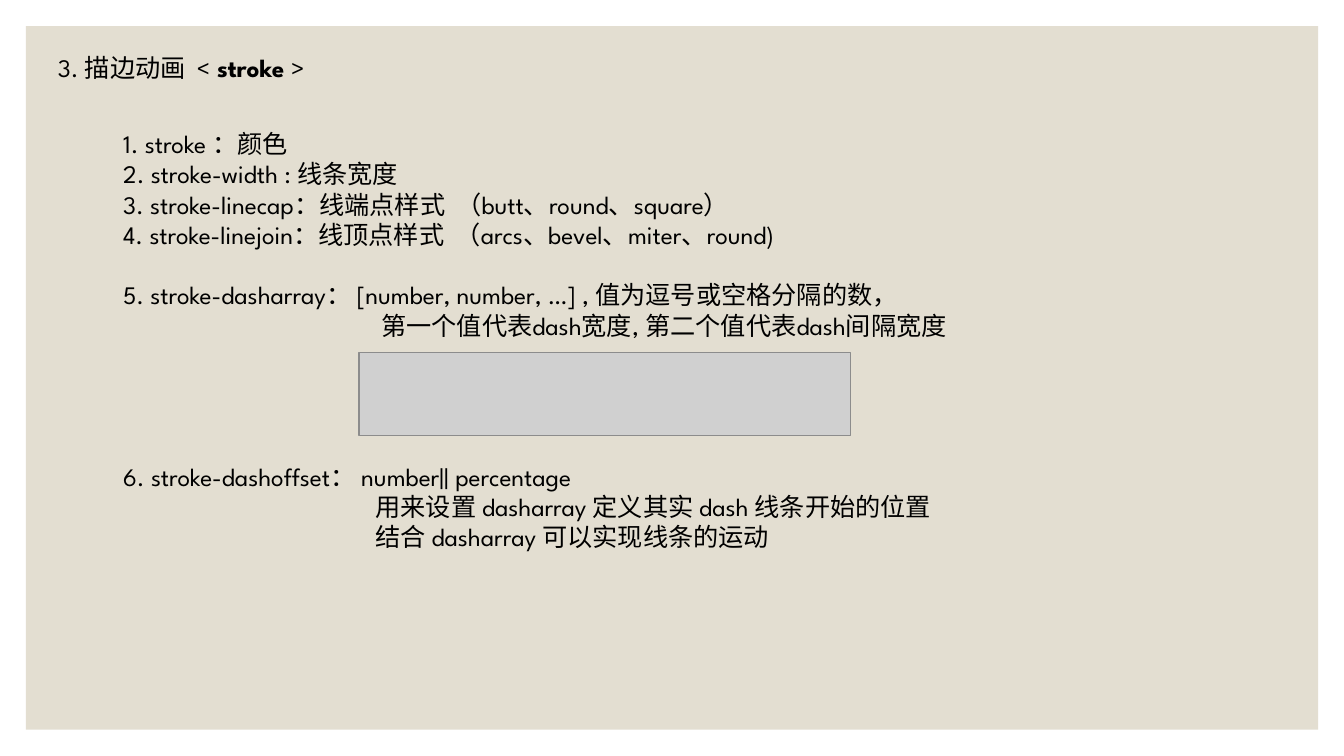
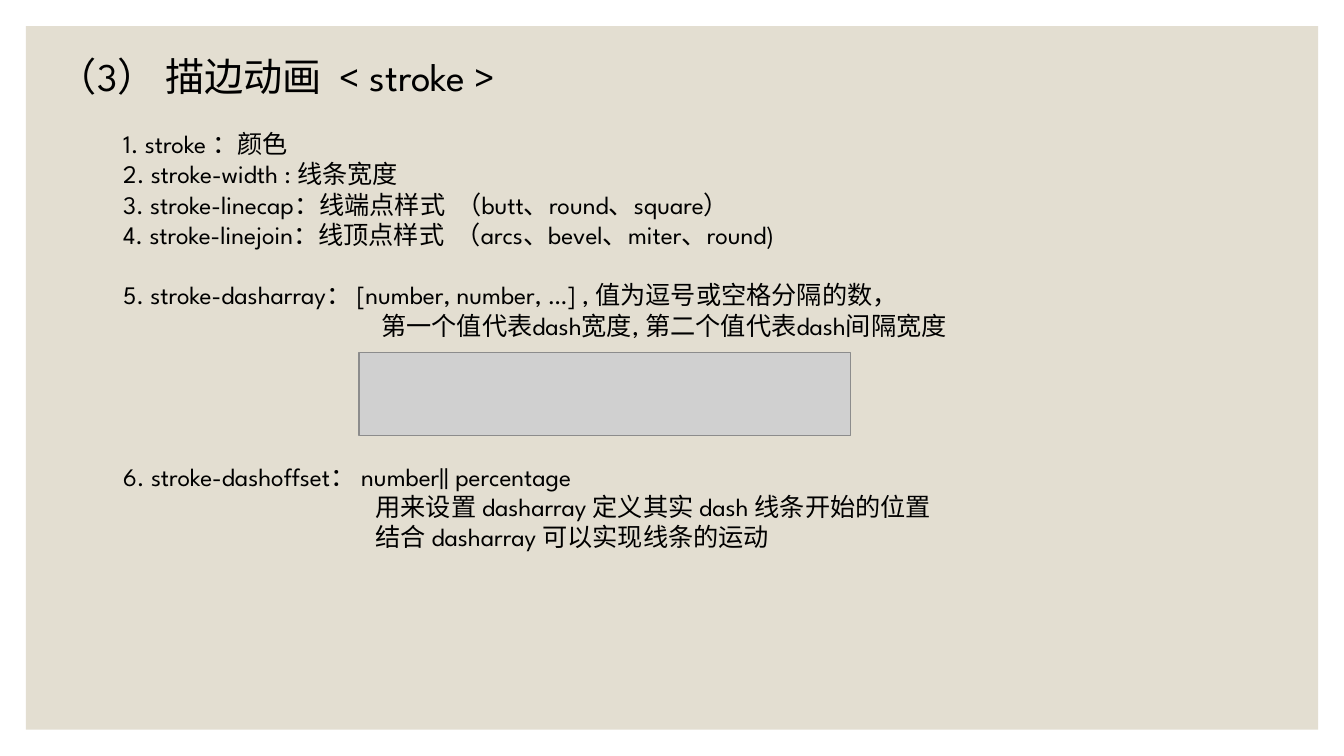
Before and after one commit to SouthLink/svg-demo, a slide deck: slide 17 of SVG动画 [自动保存] [自动保存].pptx. Drawn at 1344x756 pixels with LibreOffice and Linux fonts; fonts in the diff are those of the drawing; grey boxes stand for pictures. Boxes give left, top, right and bottom in pixels: in the first picture for what was removed or moved away, otherwise in the second. Text is boxed around its words. In the diff, an @@ line names an element or a change of style, - is before the commit and + after.

```diff
--- a/SVG动画 [自动保存] [自动保存].pptx
+++ b/SVG动画 [自动保存] [自动保存].pptx
@@ text at (58,57,465,95): text changed; size 18 to 28 pt @@
-3. 描边动画 < stroke >
+（3） 描边动画 < stroke >
```
Also in this commit, not shown: 10 other slides changed, 2 slides added, 3 slides removed.
